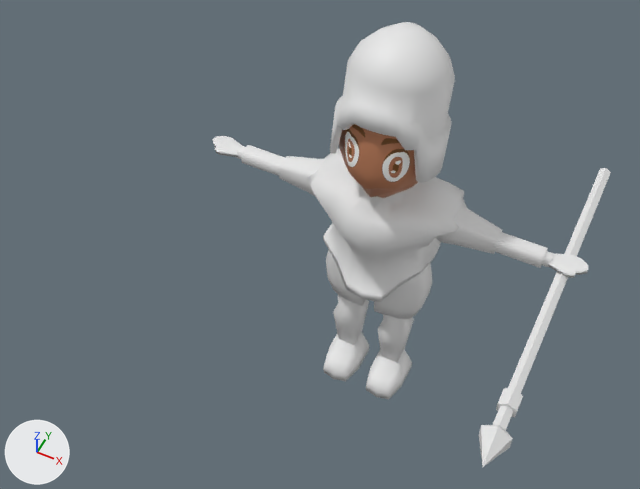
The Blender file characters.blend, before and after one commit.
Before and after are seen from a 50 mm camera at (7.41, -19.28, 30.27) aimed at (-1.44, -1.58, 8.14). The lights are fixed; the arrows at lower left show +X, +Y and +Z.
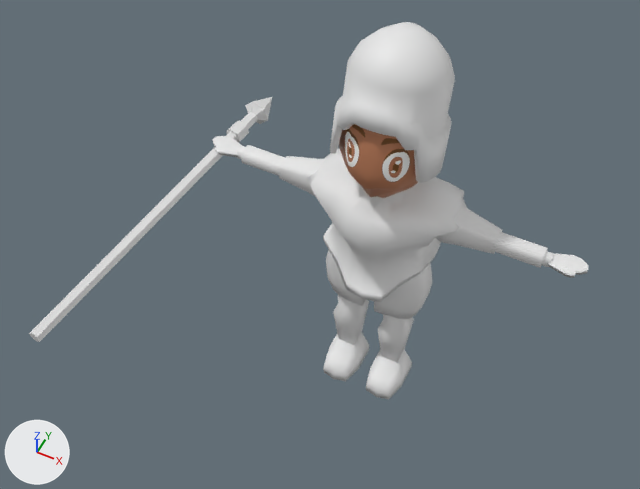
Boxes (x1, y1, x2, y2) around the edits, measured in the pictures (640 x 489 px):
'Cylinder.011', moved, turned
    before: (479, 168, 611, 467)
    after: (29, 97, 272, 342)

The change, as a diff of the scene's bpy script:
```diff
--- a/characters.blend.py
+++ b/characters.blend.py
@@ ob_cylinder_011 @@
 ob_cylinder_011 = bpy.data.objects.new('Cylinder.011', me_cylinder_006)
-ob_cylinder_011.location = (6.197, -0.0662, 8.516)
-ob_cylinder_011.rotation_euler = (1.571, 0.0, 0.0)  # degrees (90, 0, 0)
+ob_cylinder_011.parent = ob_empty_002
+ob_cylinder_011.matrix_parent_inverse = Matrix(((-0.111, 0.964, -0.243, 3.666), (-0.992, -0.122, -0.0297, -3.381), (-0.0583, 0.238, 0.97, -7.99), (0.0, 0.0, 0.0, 1.0)))
+ob_cylinder_011.location = (0.392, -2.301, 8.516)
+ob_cylinder_011.rotation_euler = (1.571, 0.0, -1.571)  # degrees (90, 0, -90)
 ob_cylinder_011.scale = (0.22, 0.22, 5.75)
@@ ob_empty_002 @@
+ob_empty_002 = bpy.data.objects.new('Empty.002', None)
+ob_empty_002.location = (-6.293, 0.601, 8.691)
```
